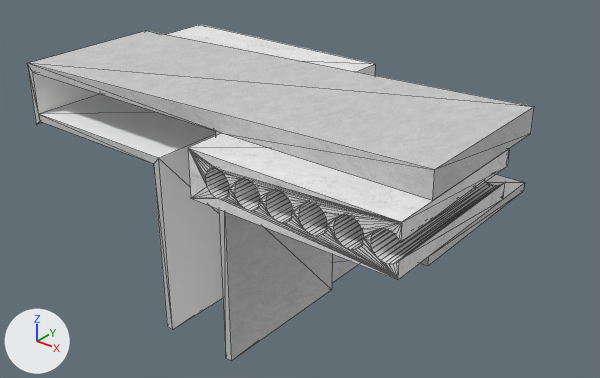
The glTF model building-node/public/models/roof-drainage/roof-drainage.glb as it was, and as the next commit left it.
Both versions are drawn from a camera (50 mm lens) standing at (3.1, -3.96, 2.73) and looking at (0.18, -0.3, 0.47). The axes (+X, +Y, +Z) are drawn at lower left. The lights are the same throughout. The picture after the commit comes second. Both versions are drawn at frame 48 of the action '01Action'; the numbers are the values there. Mesh edges are drawn as thin lines.

In view in the first picture: '01', '02', '03'.
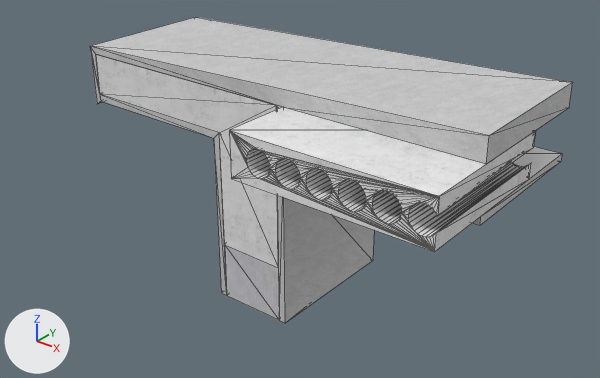
Pixel boxes [x1, y1, x2, y2] of what changed, in the pictures (600 x 378 px):
'01', moved
    before: [27, 31, 534, 361]
    after: [91, 17, 573, 323]
'03', moved
    before: [188, 133, 509, 280]
    after: [229, 107, 535, 252]
'02', unchanged, uncovered by the edit
    before: [101, 25, 375, 283]
    after: [96, 55, 279, 320]

The change in detail:
Object '03' (ob_03) moves from (0.934, -0.8, 0.956) to (0.934, -0.493, 0.956).
Object '01' (ob_01) moves from (-0.035, -0.55, 0.649) to (-0.035, -0.05, 0.649).
